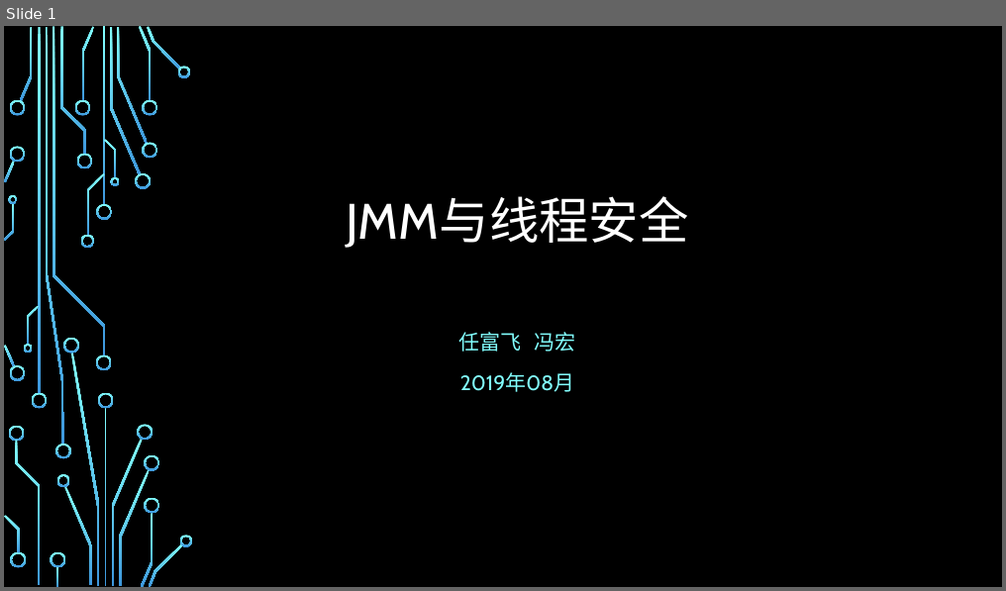
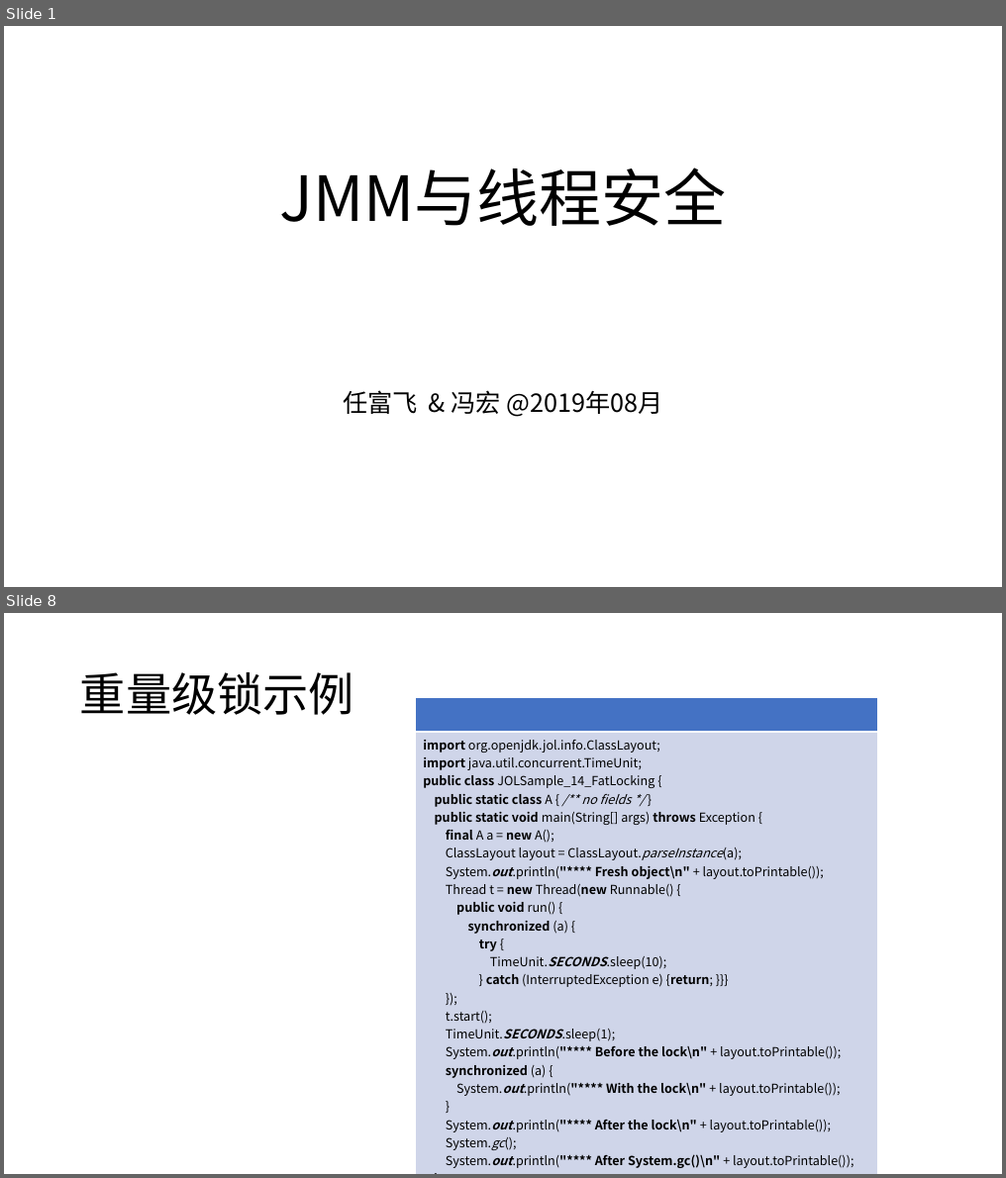
Before and after one commit to cncounter/translation, a slide deck: tiemao_2019/25_jvm_toc/03.JMM与线程安全.pptx. Shown one above the other, each under a label of ours: slide 1 before the commit, slides 1 and 8 after it; the slides between them are not shown. The pictures are 1006x591 and 1006x1178 pixels, drawn with LibreOffice and Linux fonts; fonts in the diff are those of the drawing; background and template pictures are left out. Boxes give left, top, right and bottom in pixels: in the first picture for what was removed or moved away, otherwise in the second. Text is boxed around its words. In the diff, an @@ line names an element or a change of style, - is before the commit and + after.

Commit message:
03.JMM与线程安全

```diff
--- a/tiemao_2019/25_jvm_toc/03.JMM与线程安全.pptx
+++ b/tiemao_2019/25_jvm_toc/03.JMM与线程安全.pptx
@@ slide 8 added at (4, 613, 1002, 1174), background #FFFFFF @@
@@ title added at (80, 672, 354, 715), 44 pt, text #000000 @@
+重量级锁示例
@@ table added at (416, 697, 878, 1172), 2 rows, 1 columns @@
+
+import org.openjdk.jol.info.ClassLayout; import java.util.concurrent.TimeUnit; public class JOLSample_14_FatLocking { public static class A { /** no fields */ } public static void main(String[] args) throws Exception { final A a = new A(); ClassLayout layout = ClassLayout.parseInstance(a); System.out.println("**** Fresh object\n" + layout.toPrintable()); Thread t = new Thread(new Runnable() { public void run() { synchronized (a) { try { TimeUnit.SECONDS.sleep(10); } catch (InterruptedException e) {return; }}} }); t.start(); TimeUnit.SECONDS.sleep(1); System.out.println("**** Before the lock\n" + layout.toPrintable()); synchronized (a) { System.out.println("**** With the lock\n" + layout.toPrintable()); } System.out.println("**** After the lock\n" + layout.toPrintable()); System.gc(); System.out.println("**** After System.gc()\n" + layout.toPrintable()); } }
@@ slide 1 changed as well @@
@@ background picture (left out) to #FFFFFF @@
@@ title "JMM与线程安全": place and size @@
-title "JMM与线程安全" at (346, 196, 688, 248)
+title "JMM与线程安全" at (279, 168, 726, 226)
@@ title "JMM与线程安全" at (279, 168, 726, 226): size 48 to 60 pt, font Cabin to Noto Sans CJK SC, text colour #FFFFFF to #000000 @@
@@ subtitle at (343, 390, 663, 417): text changed; size 20 to 24 pt; font Cabin to Noto Sans CJK SC; text colour #82FFFF to #000000 @@
-任富飞 冯宏
-2019年08月
+任富飞 & 冯宏 @2019年08月
@@ group removed at (4, 26, 193, 587): 50 freeform shapes, 4 rectangles @@
```
Also in this commit, not shown: 3 other slides changed, 12 other slides added, 7 slides removed, 1 other file.
